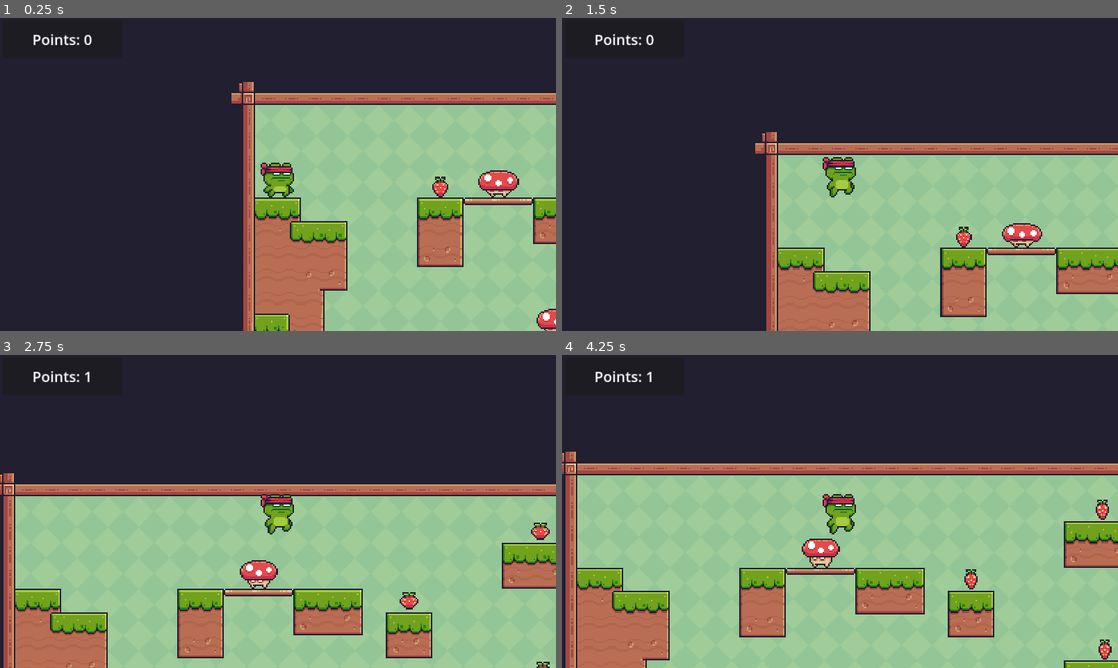
Above: before the commit, frames 1-4 (two rows, left to right).
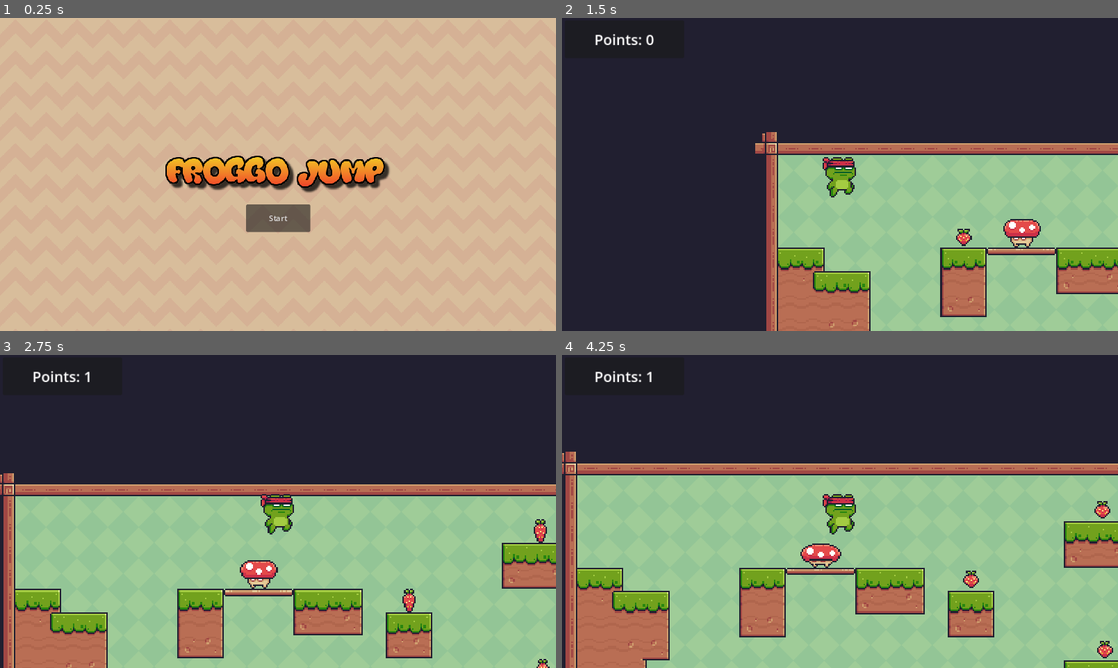
Above: after the commit, the same moments.

Repository: 1jeidh/CCNLTHD_2D_Demo
Game: Godot game, scene res://Scenes/main_menu.tscn
The game is run twice, just before and just after one commit, with the same random seed, the same clock (stepped at 60 frames per second) and the same inputs. Before the commit the project starts from res://Scenes/level1.tscn.
Inputs (mouse positions are in pixels of both pictures, inside the frame that each line leads up to):
- Up to frame 1 (0.25 s): no input
- Up to frame 2 (1.5 s): click (840, 218) at 0.5 s, where only the run after the commit has a clickable "Start"; tap Enter (ui_accept) at 1.25 s; hold Right (move_right) from 1.28 s (still down)
- Up to frame 3 (2.75 s): keep holding Right (move_right); tap Enter (ui_accept) at 1.52, 2.27 s
- Up to frame 4 (4.25 s): release Right (move_right) at 2.78 s; hold A (move_left) 2.78-3.53 s; hold Right (move_right) from 3.53 s (still down); tap Enter (ui_accept) at 3.77 s

The runs differ from the first frame. In frame 1, 100% of the frame differs, in the area x 0-100%, y 0-100%; in frame 2, 0.5%; in frame 3, 0.5%; in frame 4, 0.7%.

Commit message:
Finish main menu + level 2 + transition

Diff:
--- a/Platform_Demo/Scenes/finish.tscn
+++ b/Platform_Demo/Scenes/finish.tscn
@@ -1,11 +1,15 @@
-[gd_scene load_steps=3 format=3 uid="uid://o7atinxpapvy"]
+[gd_scene load_steps=4 format=3 uid="uid://o7atinxpapvy"]
 
 [ext_resource type="Texture2D" uid="uid://b7skjgvn3ti8m" path="res://Assests/End (Idle).png" id="1_8vnia"]
+[ext_resource type="Script" path="res://Scripts/finish.gd" id="1_r7jnb"]
 
 [sub_resource type="RectangleShape2D" id="RectangleShape2D_gl4fw"]
 size = Vector2(138, 132)
 
 [node name="Finish" type="Area2D"]
+collision_layer = 4
+collision_mask = 3
+script = ExtResource("1_r7jnb")
 
 [node name="Sprite2D" type="Sprite2D" parent="."]
 texture_filter = 1
@@ -15,3 +19,5 @@
 [node name="CollisionShape2D" type="CollisionShape2D" parent="."]
 position = Vector2(0, 30)
 shape = SubResource("RectangleShape2D_gl4fw")
+
+[connection signal="body_entered" from="." to="." method="_on_body_entered"]
--- a/Platform_Demo/Scenes/level1.tscn
+++ b/Platform_Demo/Scenes/level1.tscn
@@ -9,6 +9,7 @@
 [ext_resource type="PackedScene" uid="uid://4kk62okastna" path="res://Scenes/enemy_mushroom.tscn" id="7_kbadw"]
 [ext_resource type="PackedScene" uid="uid://cx3e8xgqro54g" path="res://Scenes/enemy_slime.tscn" id="8_m3e2g"]
 [ext_resource type="PackedScene" uid="uid://o7atinxpapvy" path="res://Scenes/finish.tscn" id="9_folbn"]
+[ext_resource type="PackedScene" uid="uid://drhqoglrnha6n" path="res://Scenes/level2.tscn" id="10_t7vm1"]
 
 [sub_resource type="TileSetAtlasSource" id="TileSetAtlasSource_5xu8j"]
 texture = ExtResource("3_hrcfp")
@@ -331,6 +332,7 @@
 
 [node name="Finish" parent="Scene_Objects" instance=ExtResource("9_folbn")]
 position = Vector2(3371, 480)
+target_level = ExtResource("10_t7vm1")
 
 [node name="CanvasLayer" type="CanvasLayer" parent="."]
 
--- a/Platform_Demo/Scenes/level2.tscn
+++ b/Platform_Demo/Scenes/level2.tscn
@@ -9,6 +9,7 @@
 [ext_resource type="PackedScene" uid="uid://4kk62okastna" path="res://Scenes/enemy_mushroom.tscn" id="7_prnob"]
 [ext_resource type="PackedScene" uid="uid://dm1ldhohoicnn" path="res://Scenes/fruit.tscn" id="9_bxyoc"]
 [ext_resource type="PackedScene" uid="uid://o7atinxpapvy" path="res://Scenes/finish.tscn" id="9_eyqmq"]
+[ext_resource type="PackedScene" uid="uid://d2a1606233rit" path="res://Scenes/main_menu.tscn" id="10_u5tt8"]
 
 [sub_resource type="TileSetAtlasSource" id="TileSetAtlasSource_5xu8j"]
 texture = ExtResource("3_qglr2")
@@ -297,6 +298,7 @@
 position = Vector2(2865, 482)
 
 [node name="Enemy_Slime" parent="Scene_Objects/Enemies" instance=ExtResource("6_qntl1")]
+z_index = 1
 position = Vector2(1530, 531)
 
 [node name="Enemy_Mushroom" parent="Scene_Objects/Enemies" instance=ExtResource("7_prnob")]
@@ -310,6 +312,7 @@
 
 [node name="Finish" parent="Scene_Objects" instance=ExtResource("9_eyqmq")]
 position = Vector2(3361, 242)
+target_level = ExtResource("10_u5tt8")
 
 [node name="CanvasLayer" type="CanvasLayer" parent="."]
 
--- /dev/null
+++ b/Platform_Demo/Scenes/main_menu.tscn
@@ -0,0 +1,51 @@
+[gd_scene load_steps=4 format=3 uid="uid://d2a1606233rit"]
+
+[ext_resource type="Script" path="res://Scripts/main_menu.gd" id="1_greoh"]
+[ext_resource type="Texture2D" uid="uid://dc2smpc547oec" path="res://Assests/logo.png" id="1_l56dd"]
+[ext_resource type="Texture2D" uid="uid://ce0hl7elfqrrx" path="res://Assests/Brown.png" id="1_plkvx"]
+
+[node name="MainMenu" type="Node"]
+script = ExtResource("1_greoh")
+
+[node name="TextureRect_Logo" type="TextureRect" parent="."]
+z_index = 1
+texture_filter = 1
+anchors_preset = 8
+anchor_left = 0.5
+anchor_top = 0.5
+anchor_right = 0.5
+anchor_bottom = 0.5
+offset_left = -242.0
+offset_top = -47.5
+offset_right = 242.0
+offset_bottom = 47.5
+grow_horizontal = 2
+grow_vertical = 2
+texture = ExtResource("1_l56dd")
+
+[node name="TextureRect_Background" type="TextureRect" parent="."]
+texture_filter = 1
+anchors_preset = 15
+anchor_right = 1.0
+anchor_bottom = 1.0
+grow_horizontal = 2
+grow_vertical = 2
+texture = ExtResource("1_plkvx")
+stretch_mode = 1
+
+[node name="Button" type="Button" parent="."]
+texture_filter = 1
+anchors_preset = 8
+anchor_left = 0.5
+anchor_top = 0.5
+anchor_right = 0.5
+anchor_bottom = 0.5
+offset_left = -66.0
+offset_top = 62.0
+offset_right = 67.0
+offset_bottom = 119.0
+grow_horizontal = 2
+grow_vertical = 2
+text = "Start"
+
+[connection signal="pressed" from="Button" to="." method="_on_button_pressed"]
--- /dev/null
+++ b/Platform_Demo/Scripts/finish.gd
@@ -0,0 +1,7 @@
+extends Area2D
+
+@export var target_level: PackedScene
+
+func _on_body_entered(body: Node2D) -> void:
+	if(body.name == "CharacterBody2D"):
+		get_tree().change_scene_to_packed(target_level)
--- /dev/null
+++ b/Platform_Demo/Scripts/main_menu.gd
@@ -0,0 +1,4 @@
+extends Node
+
+func _on_button_pressed() -> void:
+	get_tree().change_scene_to_file("res://Scenes/level1.tscn")
--- a/Platform_Demo/project.godot
+++ b/Platform_Demo/project.godot
@@ -11,7 +11,7 @@
 [application]
 
 config/name="Project_Demo"
-run/main_scene="res://Scenes/level1.tscn"
+run/main_scene="res://Scenes/main_menu.tscn"
 config/features=PackedStringArray("4.3", "GL Compatibility")
 config/icon="res://Assests/icon.svg"
 
Binary file added: Platform_Demo/Assests/Brown.png
Not shown, added: Platform_Demo/Assests/Brown.png.import
Binary file added: Platform_Demo/Assests/logo.png
Not shown, added: Platform_Demo/Assests/logo.png.import
Not shown: 1 places in Platform_Demo/Scenes/level1.tscn that only renumber resources
Not shown: 1 places in Platform_Demo/Scenes/level2.tscn that only renumber resources
